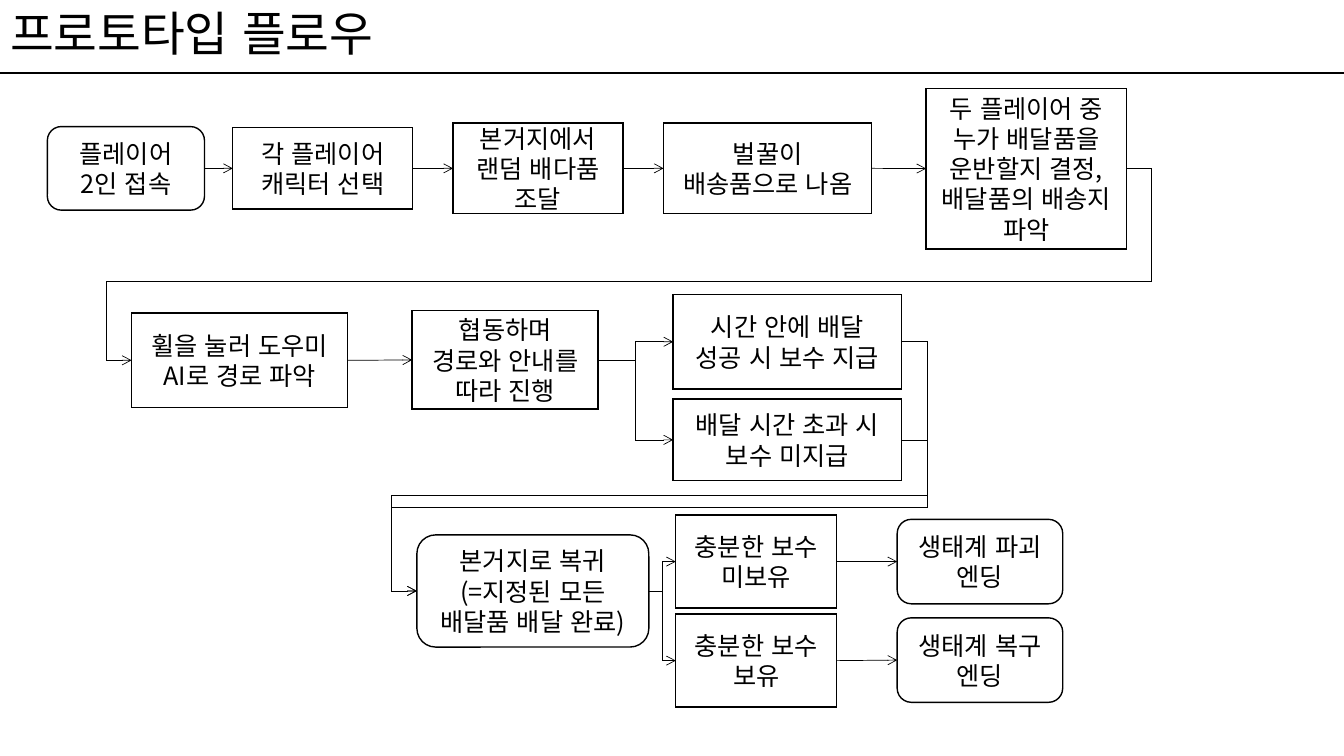
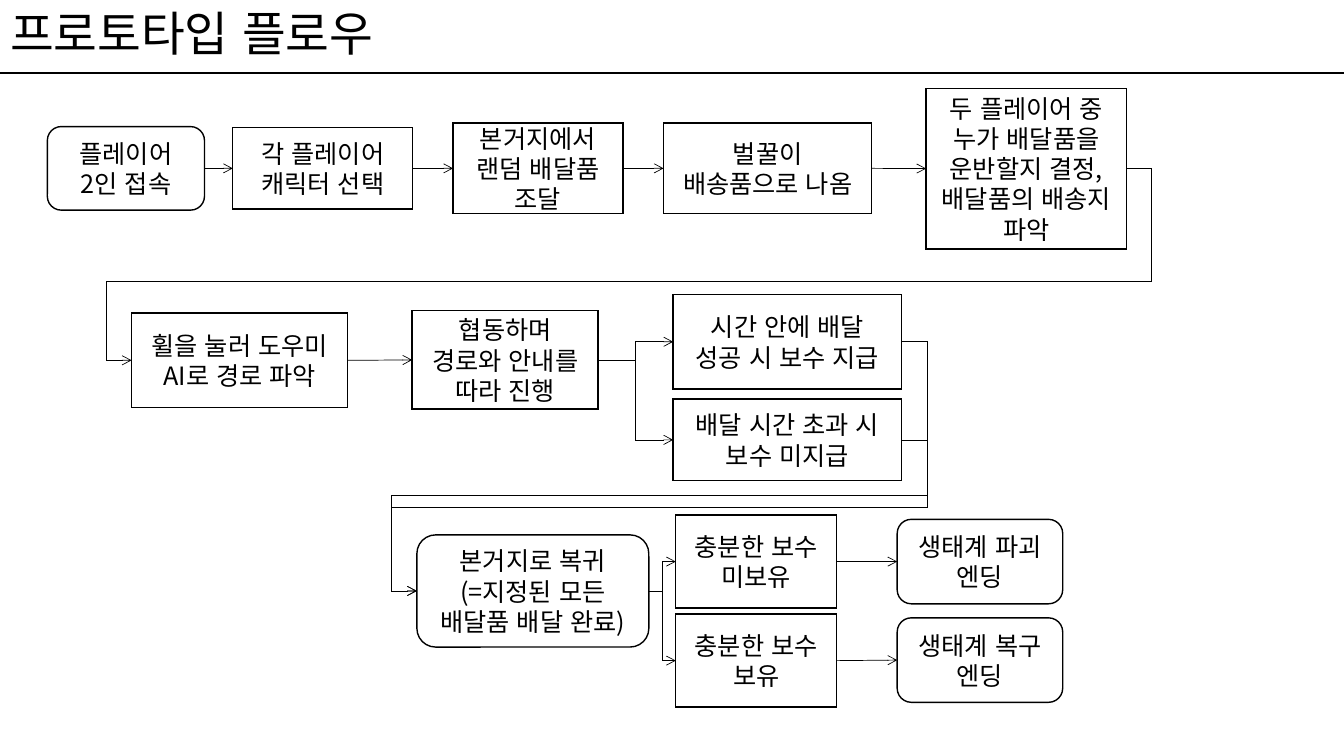
Before and after one commit to kwakyerin/2026_Graduation_Project, a slide deck: slide 4 of documents/HyunahKwon/design/designing/for_teammates/프로토타입_기획.pptx. Drawn at 1344x756 pixels with LibreOffice and Linux fonts; fonts in the diff are those of the drawing. Boxes give left, top, right and bottom in pixels: in the first picture for what was removed or moved away, otherwise in the second. Text is boxed around its words. In the diff, an @@ line names an element or a change of style, - is before the commit and + after.

Commit message:
경로예측과정 방식1,2
프로토타입ppt 수정

```diff
--- a/documents/HyunahKwon/design/designing/for_teammates/프로토타입_기획.pptx
+++ b/documents/HyunahKwon/design/designing/for_teammates/프로토타입_기획.pptx
@@ text in rectangle at (x1=476, y1=122, x2=600, y2=214): text changed @@
-본거지에서 랜덤 배다품 조달
+본거지에서 랜덤 배달품 조달
```
Also in this commit, not shown: 19 other slides changed, 12 slides added, 3 other files.
